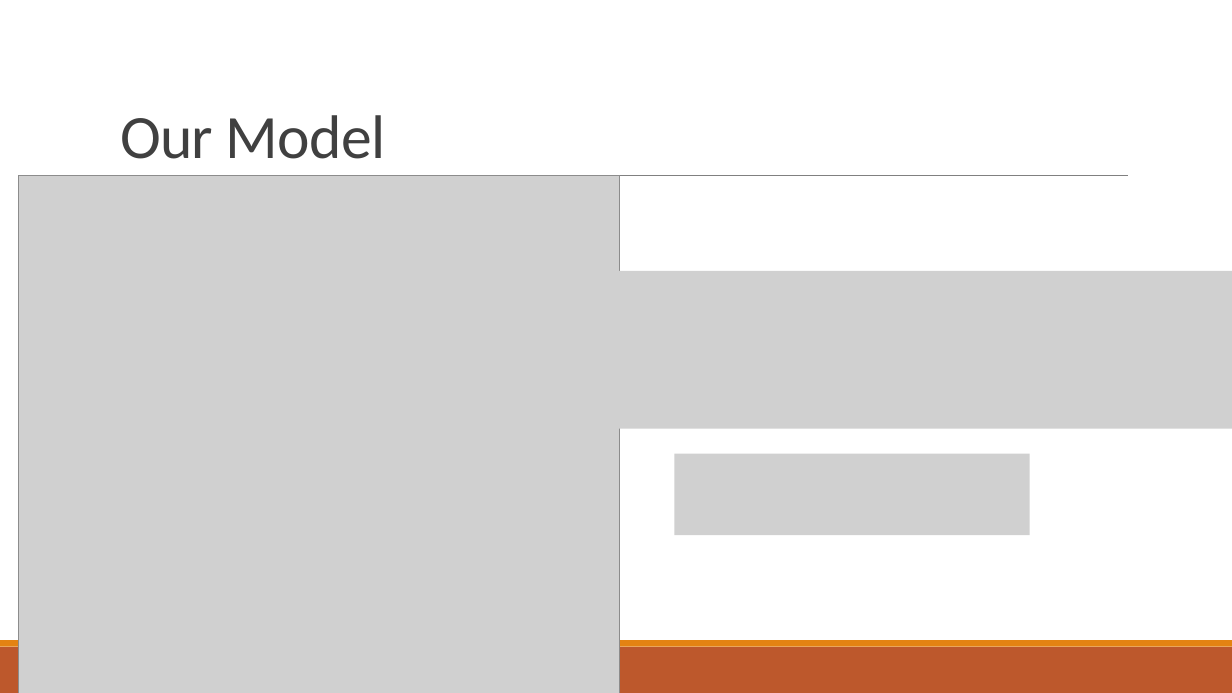
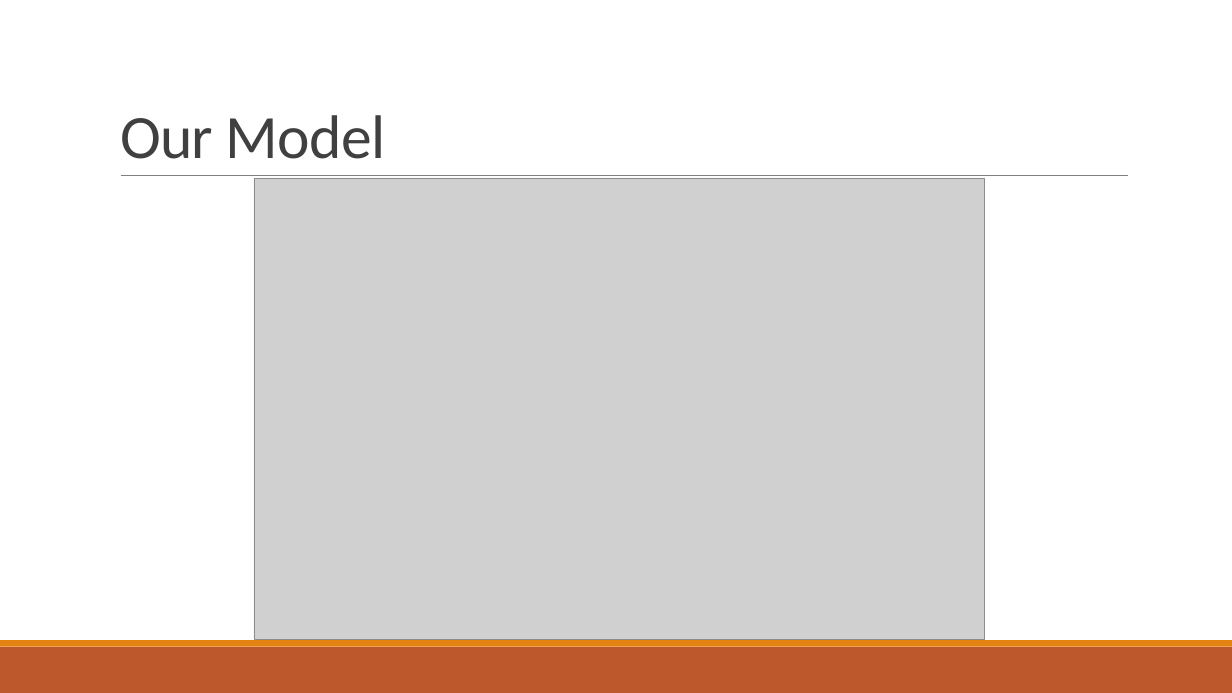
Before and after one commit to aehoppe/RTG, a slide deck: slide 6 of On RTG Design.pptx (slide 4 before the commit). Drawn at 1232x693 pixels with LibreOffice and Linux fonts; fonts in the diff are those of the drawing; grey boxes stand for pictures. Boxes give left, top, right and bottom in pixels: in the first picture for what was removed or moved away, otherwise in the second. Text is boxed around its words. In the diff, an @@ line names an element or a change of style, - is before the commit and + after.

```diff
--- a/On RTG Design.pptx
+++ b/On RTG Design.pptx
@@ picture removed at (x1=18, y1=176, x2=619, y2=693) @@
@@ picture added at (x1=254, y1=178, x2=984, y2=640) @@
@@ picture removed at (x1=501, y1=271, x2=1232, y2=429) @@
@@ picture removed at (x1=675, y1=454, x2=1031, y2=535) @@
```
Also in this commit, not shown: 5 other slides changed, 3 slides added, 2 other files.
